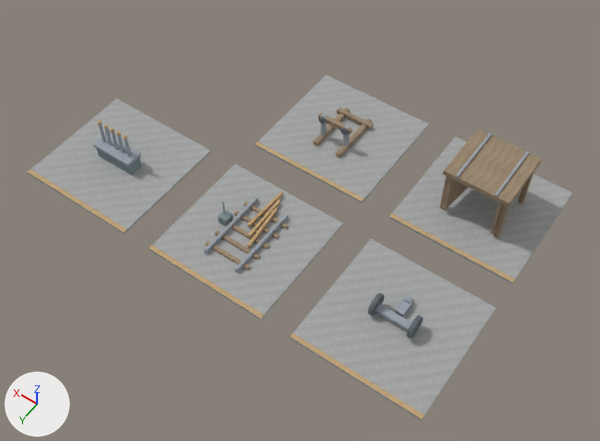
The glTF model development/levels/primitive-props-v1/site-kits/level_blockout_kit_wld_12_p02.glb, before and after one commit.
One viewpoint serves both versions: a 50 mm camera at (-13.6, 18.8, 27.0) aimed at (-1.2, 1.5, -0.2). Arrows for +X, +Y and +Z are at lower left; the lights stay in place. The older version comes first. Vertices at exactly the same position are counted once.

In view in the first picture: 'level_blockout_kit_wld_12_p02'.
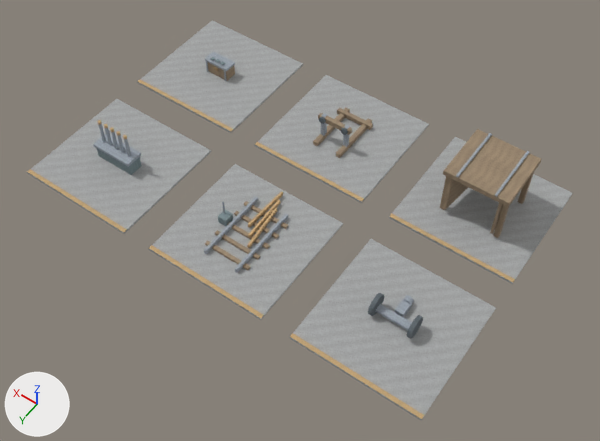
What changed in the scene script:
```text
Add img_image_6:
    img_image_6 = load_image('Image_6', '_unpacked/Image_6', 32, 32, 'sRGB')
Add mat_blockout_bronze:
    mat_blockout_bronze = bpy.data.materials.new('blockout_bronze')
    # colours: brown #b3956c
    # uses the picture img_image_6
Change me_gallows_pass_railway_map_kit_contact_room:
    used by ob_level_blockout_kit_wld_12_p02; location = (0.0, 0.0, 0.0)
    remove me_gallows_pass_railway_map_kit_contact_room.from_pydata(...)  # 596 vertices, 968 faces; spans x -9.8..9.8, y -6.3..6.3, z -0.1..2.6
    add me_gallows_pass_railway_map_kit_contact_room.from_pydata(...)  # 676 vertices, 1088 faces; spans x -9.8..9.8, y -6.3..6.3, z -0.1..2.6
    me_gallows_pass_railway_map_kit_contact_room part 1: a new loose piece, a box spanning x 4.175..9.825, y -6.3..-0.7, z -0.11..-0.01, in mat_blockout_stone
    me_gallows_pass_railway_map_kit_contact_room part 2: a new loose piece, a box spanning x 4.175..9.825, y -0.89..-0.71, z -0.013..0.002, in mat_blockout_accent
    me_gallows_pass_railway_map_kit_contact_room part 3: a new loose piece, a box spanning x 6.34..7.66, y -3.83..-3.17, z 0.63..0.74, in mat_blockout_metal
    me_gallows_pass_railway_map_kit_contact_room part 4: a new loose piece, a box spanning x 6.38..7.62, y -3.8..-3.2, z 0.0..0.65, in mat_blockout_wood
    other edits to the shape of me_gallows_pass_railway_map_kit_contact_room do not show in these pictures
    add me_gallows_pass_railway_map_kit_contact_room.materials.append(mat_blockout_bronze)
```

Location of each change, (x1, y1, x2, y2) in pixels of the pictures (600 x 441 px):
'level_blockout_kit_wld_12_p02', reshaped (16% taller)
    before: (27, 75, 573, 420)
    after: (27, 20, 573, 420)
part 1 of me_gallows_pass_railway_map_kit_contact_room, added
    after: (137, 20, 303, 133)
part 2 of me_gallows_pass_railway_map_kit_contact_room, added
    after: (137, 80, 233, 131)
part 3 of me_gallows_pass_railway_map_kit_contact_room, added
    after: (205, 52, 235, 72)
part 4 of me_gallows_pass_railway_map_kit_contact_room, added
    after: (208, 62, 235, 81)
